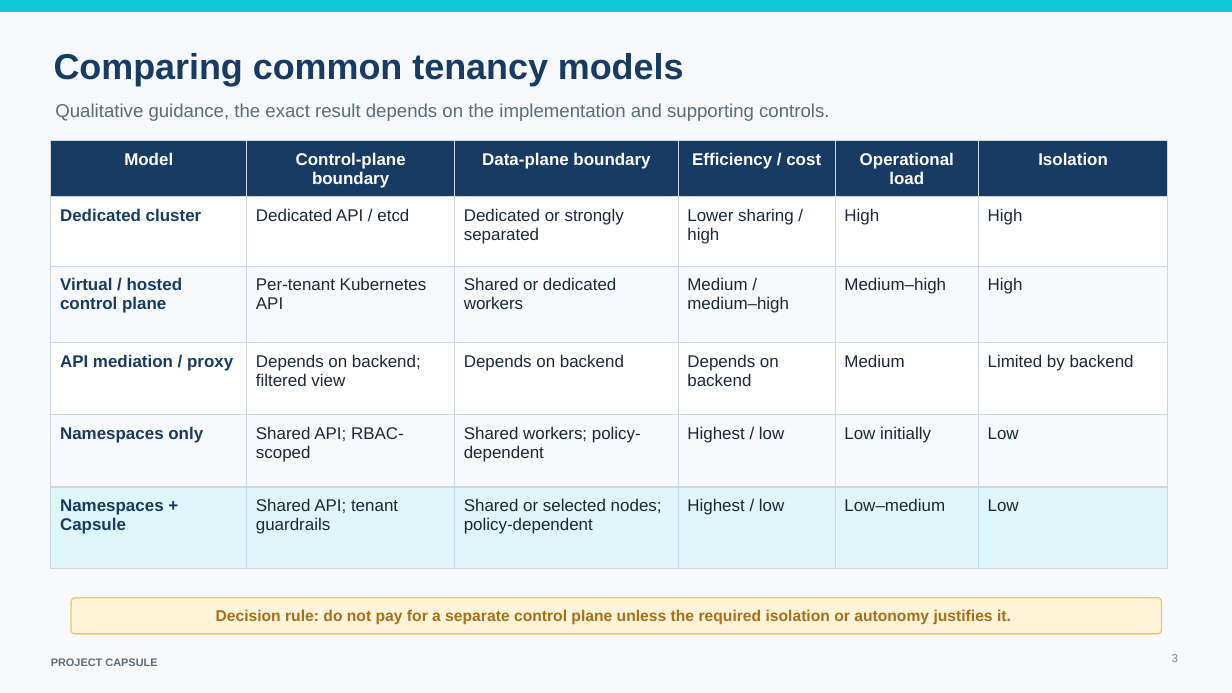
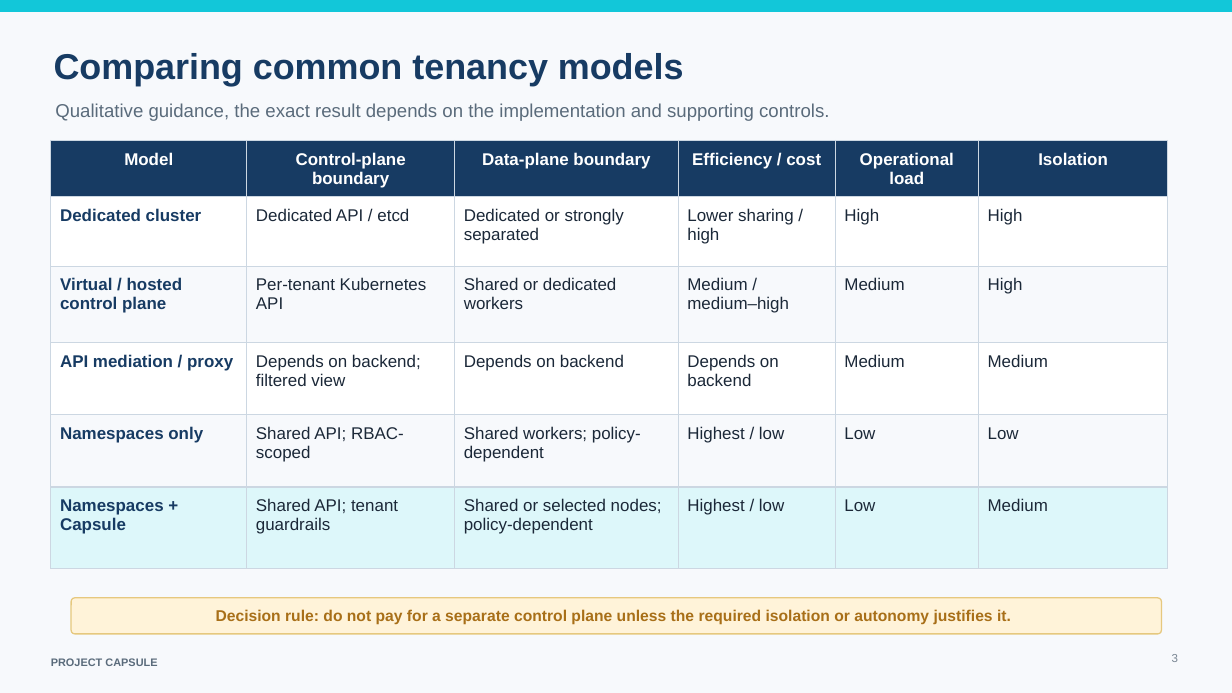
Before and after one commit to projectcapsule/website, a slide deck: slide 3 of presentations/Project_Capsule_Overview.pptx. Drawn at 1232x693 pixels with LibreOffice and Linux fonts; fonts in the diff are those of the drawing. Boxes give left, top, right and bottom in pixels: in the first picture for what was removed or moved away, otherwise in the second. Text is boxed around its words. In the diff, an @@ line names an element or a change of style, - is before the commit and + after.

```diff
--- a/presentations/Project_Capsule_Overview.pptx
+++ b/presentations/Project_Capsule_Overview.pptx
@@ table at bbox=[51, 140, 1168, 538] @@
-row 3, column 5: Medium–high
+row 3, column 5: Medium
-row 4, column 6: Limited by backend
+row 4, column 6: Medium
-row 5, column 5: Low initially
+row 5, column 5: Low
-row 6, column 5: Low–medium
+row 6, column 5: Low
-row 6, column 6: Low
+row 6, column 6: Medium
```
Also in this commit, not shown: 7 other slides changed.
